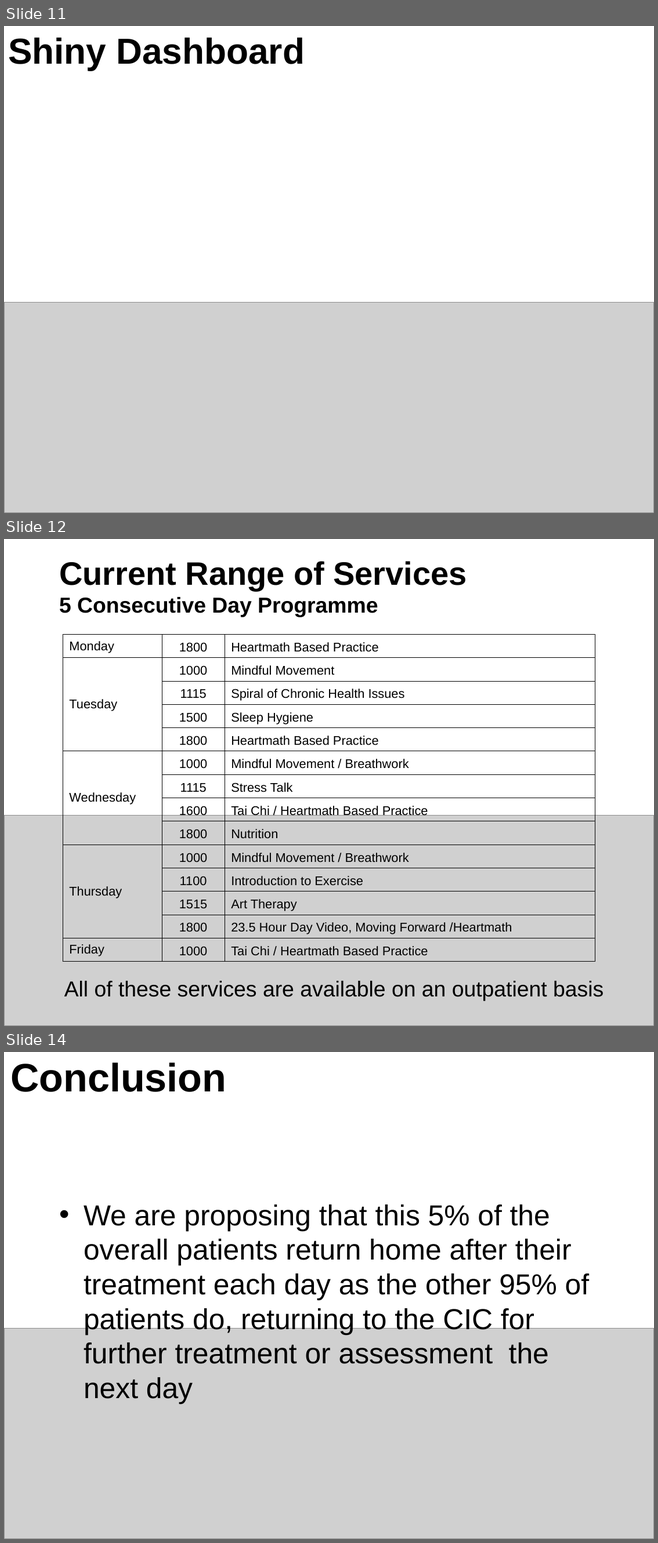
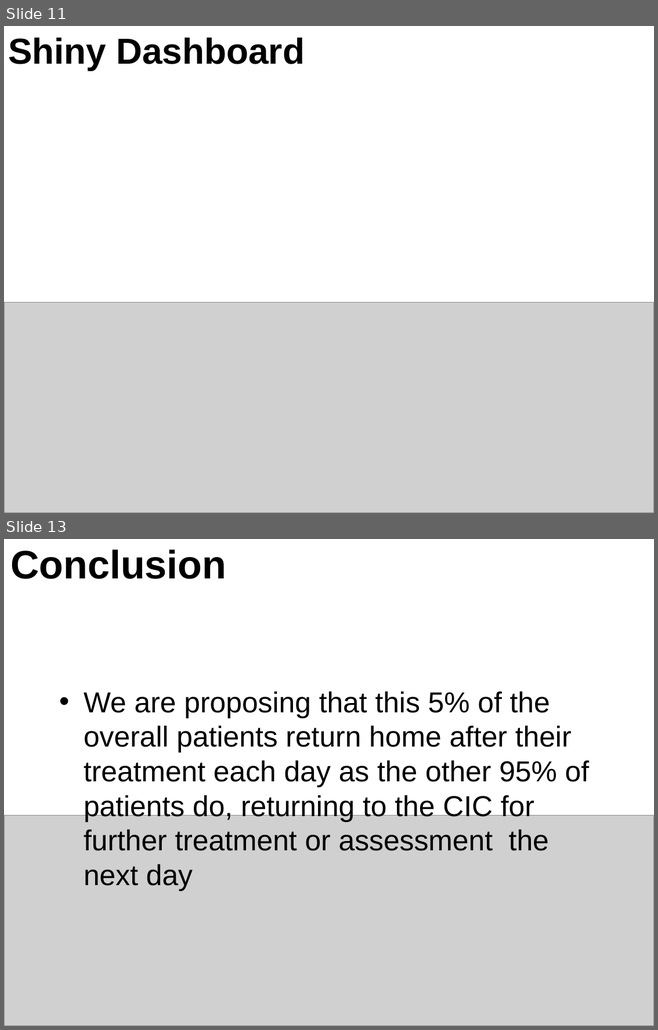
Before and after one commit to RMorton24/phs_group_project, a slide deck: Final Powerpoint presentation for 12.08.22.pptx. Shown one above the other, each under a label of ours: slides 11, 12 and 14 before the commit, slides 11 and 13 after it; the slides between them are not shown. The pictures are 658x1543 and 658x1030 pixels, drawn with LibreOffice and Linux fonts; fonts in the diff are those of the drawing; grey boxes stand for pictures. Boxes give left, top, right and bottom in pixels: in the first picture for what was removed or moved away, otherwise in the second. Text is boxed around its words. In the diff, an @@ line names an element or a change of style, - is before the commit and + after.

```diff
--- a/Final Powerpoint presentation for 12.08.22.pptx
+++ b/Final Powerpoint presentation for 12.08.22.pptx
@@ slide 12 removed at box(4, 539, 654, 1026), background #FFFFFF @@
@@ title removed at box(59, 561, 466, 617) @@
-Current Range of Services
-5 Consecutive Day Programme
@@ table removed at box(63, 635, 594, 962), 14 rows, 3 columns @@
-Monday | 1800 | Heartmath Based Practice
-Tuesday | 1000 | Mindful Movement
- | 1115 | Spiral of Chronic Health Issues
- | 1500 | Sleep Hygiene
- | 1800 | Heartmath Based Practice
-Wednesday | 1000 | Mindful Movement / Breathwork
- | 1115 | Stress Talk
- | 1600 | Tai Chi / Heartmath Based Practice
- | 1800 | Nutrition
-Thursday | 1000 | Mindful Movement / Breathwork
- | 1100 | Introduction to Exercise
- | 1515 | Art Therapy
- | 1800 | 23.5 Hour Day Video, Moving Forward /Heartmath
-Friday | 1000 | Tai Chi / Heartmath Based Practice
@@ picture removed at box(4, 816, 654, 1026) @@
@@ text removed at box(64, 981, 603, 1001) @@
-All of these services are available on an outpatient basis
@@ what was slide 14 is now slide 13 @@
```
Also in this commit, not shown: 2 slides changed, 8 other slides removed, 1 other file.
